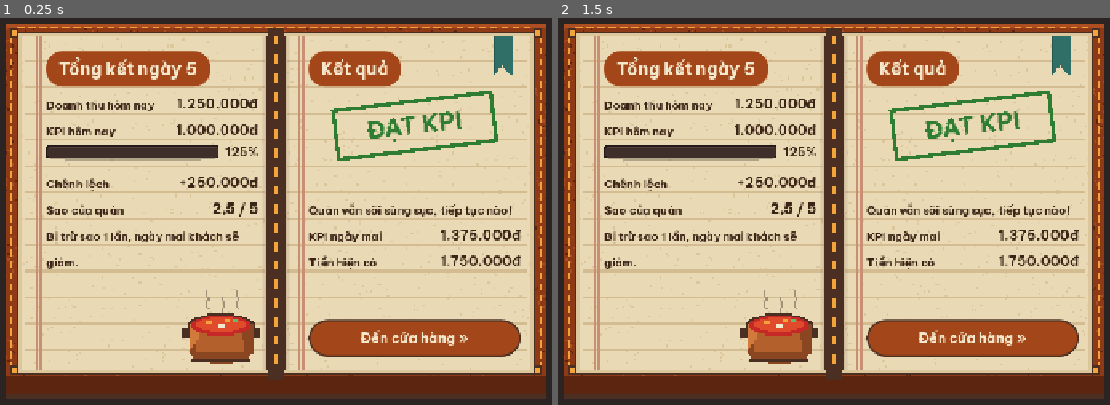
Above: before the commit, frames 1-2 (left to right).
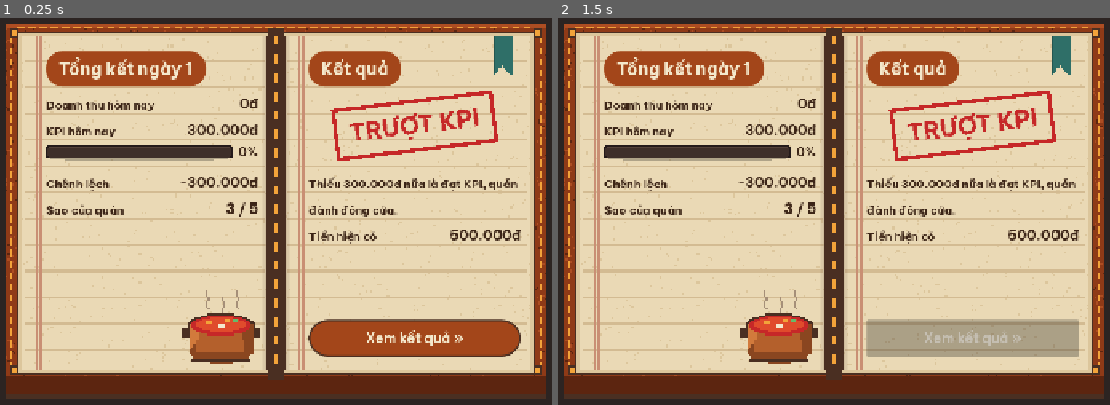
Above: after the commit, the same moments.

Repository: Znoywho/HotPot_SUNSUT
Game: Godot game, scene res://scenes/day_end/day_end.tscn
Two runs of this game, one before a commit and one after it. Both use one fixed random seed, a clock stepped at 60 frames per second and the inputs below. This scene is started directly instead of the project's main scene.
Inputs (mouse positions are in pixels of both pictures, inside the frame that each line leads up to):
- Up to frame 1 (0.25 s): no input
- Up to frame 2 (1.5 s): click "Đến cửa hàng »" (after the commit: "Xem kết quả »") at 0.5 s; click (972, 339) at 1.25 s, where only the run before the commit has a clickable "Đến cửa hàng »"

The runs differ from the first frame. In frame 1, 4.7% of the frame differs, in the area x 8-95%, y 8-85%; in frame 2, 8.1%, in the area x 8-95%, y 8-88%.

Commit message:
Logic sổ tổng kết cuối ngày: số thật, đạt/trượt KPI, nút sang màn tiếp theo

Diff:
--- a/scenes/day_end/day_end.gd
+++ b/scenes/day_end/day_end.gd
@@ -1,10 +1,16 @@
 extends Control
 ## Màn tổng kết cuối ngày dạng cuốn sổ, DayManager đặt đè lên màn bán đang tạm dừng.
-## Phần giao diện nằm trong day_end.tscn. Chữ đang hiện là SỐ MẪU để xem bố cục.
-## TODO(Hạo): viết logic vào các hàm bên dưới, mỗi node đã có sẵn tên %... để gọi.
+## Phần giao diện nằm trong day_end.tscn; chữ mẫu trong scene được thay bằng số thật khi mở sổ.
 
 const NEXT_SHOP_TEXT := "Đến cửa hàng »"
 const NEXT_RESULT_TEXT := "Xem kết quả »"
+const STAMP_PASS_TEXT := "ĐẠT KPI"
+const STAMP_FAIL_TEXT := "TRƯỢT KPI"
+const MESSAGE_PASS := "Quán vẫn sôi sùng sục, tiếp tục nào!"
+const MESSAGE_FAIL := "Thiếu %s nữa là đạt KPI, quán đành đóng cửa."
+const STAR_NOTE_PASS := "Bị trừ sao %d lần, ngày mai khách sẽ giảm."
+const STAR_NOTE_FAIL := "Bị trừ sao %d lần trong ngày."
+const MAX_STARS := 5
 const FILL_FAIL := preload("res://assets/sprites/ui/book/bar_fill_fail.png") ## Thanh đỏ khi trượt, mặc định thanh xanh.
 const MAX_BAR_PERCENT := 200.0 ## Vượt nhiều hơn mức này thì thanh không vẽ thêm, số % vẫn hiện đúng.
 const STAMP_PASS_COLOR := Color("2e7d32")
@@ -47,35 +53,82 @@
 
 ## Điền trang trái: tiêu đề, doanh thu, KPI, thanh tiến độ, chênh lệch, sao.
 func _show_day_summary() -> void:
-	var money = GameState.money
-	var today_renevue = GameState.today_revenue
-	var kpi_target = GameState.kpi_target
-	var starts = GameState.stars
-	var starts_lost_day = GameState.stars_lost_today
-	GameState.format_money(money)
-	_update_kpi_bar(today_renevue)
+	var revenue := GameState.today_revenue
+	var target := GameState.kpi_target
+	var percent := kpi_progress_percent(revenue, target)
+	title_label.text = "Tổng kết ngày %d" % GameState.day
+	revenue_value.text = GameState.format_money(revenue)
+	kpi_value.text = GameState.format_money(target)
+	_show_kpi_percent(percent)
+	_update_kpi_bar(percent)
+	difference_value.text = _signed_money(revenue - target)
+	stars_value.text = "%s / %d" % [_stars_text(GameState.stars), MAX_STARS]
+	_show_star_note()
 
-	# TODO(Hạo): lấy số từ GameState (day, today_revenue, kpi_target, stars, stars_lost_today).
-	# Tiền hiển thị bằng GameState.format_money().
-	# Thanh tiến độ: gọi _update_kpi_bar(phần trăm), phần vượt 100% tự tô màu vàng.
-	# Không bị trừ sao thì ẩn star_note.
-	pass
+
+## Hiện số lần bị trừ sao; không bị trừ thì ẩn hẳn dòng ghi chú.
+func _show_star_note() -> void:
+	var lost := GameState.stars_lost_today
+	star_note.visible = lost > 0
+	star_note.text = (STAR_NOTE_PASS if GameState.is_kpi_reached() else STAR_NOTE_FAIL) % lost
 
 
 ## Điền trang phải: con dấu, lời nhắn, KPI ngày mai, tiền hiện có, chữ trên nút.
 func _show_result() -> void:
-	# TODO(Hạo): rẽ nhánh theo GameState.is_kpi_reached().
-	# Đạt: stamp_label.modulate = STAMP_PASS_COLOR,
-	#       nút hiện NEXT_SHOP_TEXT, KPI ngày mai lấy từ GameState.next_kpi().
-	# Trượt: kpi_bar.texture_progress = FILL_FAIL, STAMP_FAIL_COLOR,
-	#       NEXT_RESULT_TEXT, ẩn next_kpi_row (ẩn cả dòng KPI ngày mai).
-	pass
+	money_value.text = GameState.format_money(GameState.money)
+	if GameState.is_kpi_reached():
+		_show_passed_result()
+	else:
+		_show_failed_result()
+
+
+## Trang kết quả khi đạt KPI: dấu xanh, KPI ngày mai, nút sang cửa hàng.
+func _show_passed_result() -> void:
+	stamp_label.text = STAMP_PASS_TEXT
+	stamp_label.modulate = STAMP_PASS_COLOR
+	result_message.text = MESSAGE_PASS
+	next_kpi_value.text = GameState.format_money(GameState.next_kpi())
+	next_kpi_row.visible = true
+	continue_button.text = NEXT_SHOP_TEXT
+
+
+## Trang kết quả khi trượt KPI: thanh và dấu đỏ, số tiền còn thiếu, nút sang Game Over.
+func _show_failed_result() -> void:
+	kpi_bar.texture_progress = FILL_FAIL
+	stamp_label.text = STAMP_FAIL_TEXT
+	stamp_label.modulate = STAMP_FAIL_COLOR
+	result_message.text = MESSAGE_FAIL % GameState.format_money(GameState.kpi_target - GameState.today_revenue)
+	next_kpi_row.visible = false
+	continue_button.text = NEXT_RESULT_TEXT
+
+
+## Làm tròn xuống để chưa đạt KPI thì không bao giờ hiện "100%".
+func _show_kpi_percent(percent: float) -> void:
+	kpi_percent.text = "%d%%" % floori(percent)
+
+
+## Chênh lệch có dấu: +250.000đ, -40.000đ, 0đ.
+func _signed_money(value: int) -> String:
+	return ("+" if value > 0 else "") + GameState.format_money(value)
+
+
+## Số sao gọn và dùng dấu phẩy: 3.0 -> "3", 2.5 -> "2,5", 3.15 -> "3,15".
+func _stars_text(value: float) -> String:
+	var text := ("%.2f" % value).rstrip("0").rstrip(".")
+	return text.replace(".", ",")
 
 
 ## Vẽ thanh KPI: dưới 100% tô một màu, trên 100% thêm đoạn vàng ở cuối thanh.
 func _update_kpi_bar(percent: float) -> void:
 	kpi_bar.value = minf(percent, 100.0)
 	kpi_over_bar.value = overflow_share_percent(percent)
+
+
+## Tiến độ KPI: percent = revenue / target × 100. KPI <= 0 thì coi như đã đạt đủ (100%).
+static func kpi_progress_percent(revenue: int, target: int) -> float:
+	if target <= 0:
+		return 100.0
+	return revenue / float(target) * 100.0
 
 
 ## Tỉ lệ đoạn vượt mức trên thanh: share = (p - 100) / p × 100, với p = min(percent, MAX_BAR_PERCENT).
@@ -87,7 +140,7 @@
 	return (shown_percent - 100.0) / shown_percent * 100.0
 
 
-## Chuyển sang màn tiếp theo khi bấm nút.
+## Chuyển sang màn tiếp theo khi bấm nút; khoá nút để bấm nhanh hai lần không bị nhảy qua cửa hàng.
 func _on_continue_pressed() -> void:
-	# TODO(Hạo): gọi DayManager.next_phase(). Chưa có dòng này thì game dừng ở màn này.
-	pass
+	continue_button.disabled = true
+	DayManager.next_phase()
